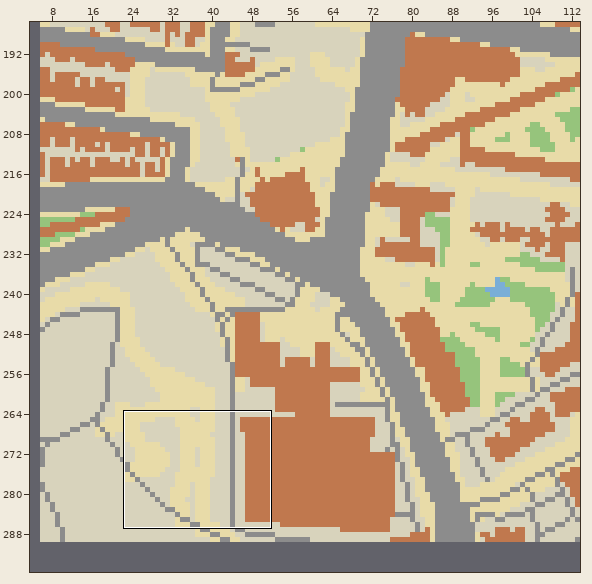
An edit to a level. Tiled map (JSON), tools/geo/out/upenn.tmj. Above: a wide view before the commit, with the close-up outlined.
Close-up. Before the commit:
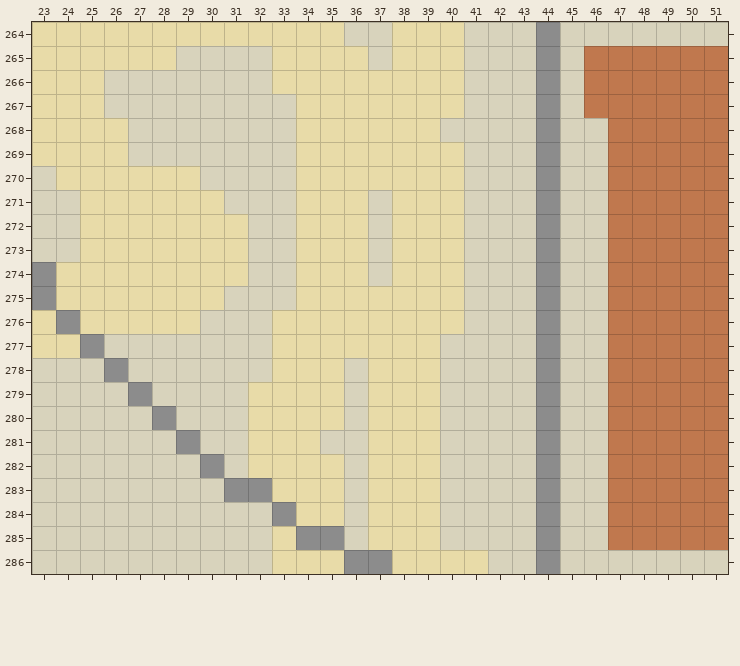
Cells are 16x16 px. Shown: x 23..51, y 264..286. The commit also changed other parts of the map, which this record leaves out. The old version is drawn lined up with the new one.
After:
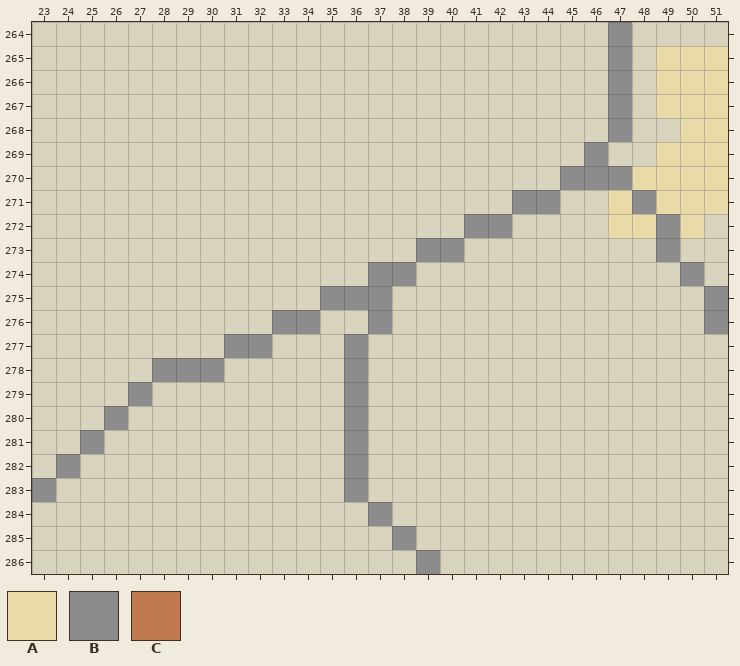
Key: from "campus": A 3, B 4, C 5.
_ is an empty cell.
What changed:
map size 310x251 -> 345x296 cells (old content now starts at 6,39; both pictures use the new coordinates)
Layer "paths":
Tile A now appears in rows 265 to 267 at x 49 to 51; in row 268 at x 50 to 51; in row 269 at x 49 to 51; in row 270 at x 48 to 51; in row 271 at x 47 and 49 to 51; in row 272 at x 47 to 48 and 50.
The tile that lay hidden is gone in row 275 at x 23; in row 276 at x 24; in row 277 at x 25; in row 283 at x 32; in row 284 at x 33; in row 285 at x 34 to 35.
The tile that lay hidden is gone in row 286 at x 37.
Tile A is gone in row 264 at x 23 to 35 and 38 to 40; in row 265 at x 23 to 28, 33 to 36 and 38 to 40; in row 266 at x 23 to 25 and 33 to 40; in row 267 at x 23 to 25 and 34 to 40; in row 268 at x 23 to 26 and 34 to 39; in row 269 at x 23 to 26 and 34 to 40.
Tile A is gone in row 270 at x 24 to 29 and 34 to 40; in row 271 at x 25 to 30, 34 to 36 and 38 to 40; in rows 272 to 273 at x 25 to 31, 34 to 36 and 38 to 40; in row 274 at x 24 to 31, 34 to 36 and 38 to 40; in row 275 at x 24 to 30 and 34 to 40; in row 276 at x 23, 25 to 29 and 33 to 40.
Tile A is gone in row 277 at x 23 to 24 and 33 to 39; in row 278 at x 33 to 35 and 37 to 39; in rows 279 to 280 at x 32 to 35 and 37 to 39; in row 281 at x 32 to 34 and 37 to 39; in row 282 at x 32 to 35 and 37 to 39; in row 283 at x 33 to 35 and 37 to 39.
Tile A is gone in row 284 at x 34 to 35 and 37 to 39; in row 285 at x 33 and 37 to 39; in row 286 at x 33 to 35 and 38 to 41.
Layer "roads":
Tile B now appears in rows 264 to 268 at x 47; in row 269 at x 46; in row 270 at x 45 to 47; in row 271 at x 43 and 48; in row 272 at x 41 to 42 and 49; in row 273 at x 39 to 40 and 49.
Tile B now appears in row 274 at x 37 to 38 and 50; in row 275 at x 35 to 37 and 51; in row 276 at x 33 to 34, 37 and 51; in row 277 at x 31 to 32 and 36; in row 278 at x 28 to 30 and 36; in row 279 at x 36.
Tile B now appears in row 280 at x 26 and 36; in row 281 at x 25 and 36; in row 282 at x 24 and 36; in row 283 at x 23 and 36; in row 284 at x 37; in row 285 at x 38.
Tile B now appears in row 286 at x 39.
Tile B is gone in rows 264 to 270 at x 44; in rows 272 to 273 at x 44; in rows 274 to 275 at x 23 and 44; in row 276 at x 24 and 44; in row 277 at x 25 and 44; in row 278 at x 26 and 44.
Tile B is gone in row 279 at x 44; in row 280 at x 28 and 44; in row 281 at x 29 and 44; in row 282 at x 30 and 44; in row 283 at x 31 to 32 and 44; in row 284 at x 33 and 44.
Tile B is gone in row 285 at x 34 to 35 and 44; in row 286 at x 36 to 37 and 44.
Layer "buildings":
Tile C is gone in rows 265 to 267 at x 46 to 51; in rows 268 to 285 at x 47 to 51.
Changed places in both close-ups, as pixel boxes (x1, y1, x2, y2):
changed: (32, 22, 728, 574)
